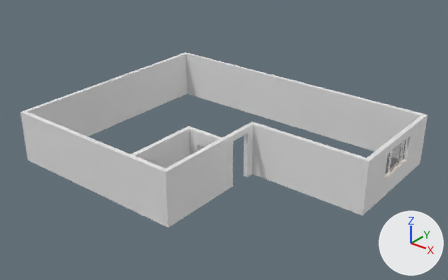
Renders of the Blender file Proyecto_CG/casa.blend from each side of a commit.
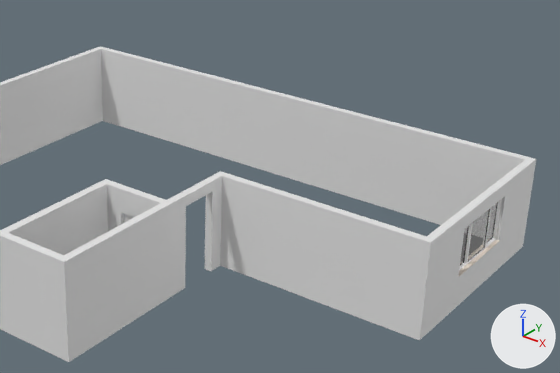
Each version is shown whole from a 50 mm camera at (10.38, -22.51, 15.4) aimed at (-7.81, 0.23, 1.31), then close up on the part from 29% to 98% of the width and 10% to 83% of the height. The lights are fixed; the arrows at lower right show +X, +Y and +Z.

In view in the first close-up: 'Cube', 'Window'.
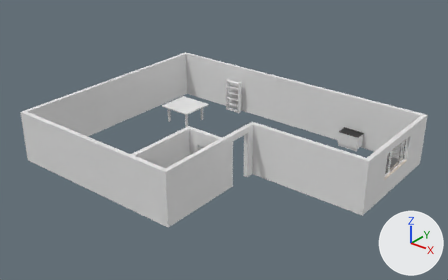
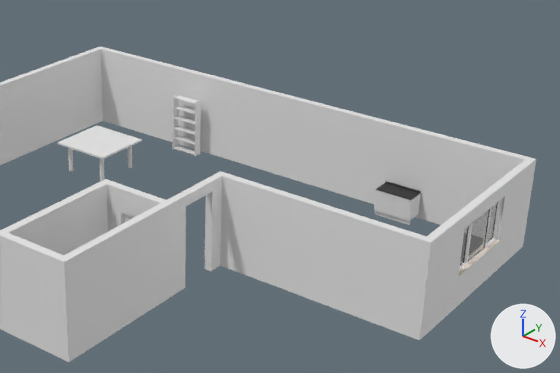
Commit message: Agrego mesa.

What differs and where, as boxes (x1, y1, x2, y2) in the close-ups (560 x 373 px):
'MesaComedor', added: after (57, 125, 142, 159)
'Estante', added: after (173, 93, 201, 156)
'Cabinet1_Door.001', added: after (391, 195, 411, 221)
'Cabinet1_Door', added: after (374, 190, 393, 215)
'Countertop1.001', added: after (393, 186, 421, 200)
'Countertop1', added: after (376, 181, 403, 195)
'Cabinet1.001', added: after (409, 194, 421, 221)
'Cylinder.002', added: after (68, 148, 73, 171)
'Baseboard1.001', added: after (392, 216, 410, 225)
'Baseboard1', added: after (375, 211, 392, 219)

The change, as a diff of the scene's bpy script:
```diff
--- a/Proyecto_CG/casa.blend.py
+++ b/Proyecto_CG/casa.blend.py
@@ mat_cabinet_material @@
+mat_cabinet_material = bpy.data.materials.new('Cabinet_material')
+# nodes: BsdfAnisotropic, BsdfDiffuse, MixShader, OutputMaterial
@@ mat_baseboard_material @@
+mat_baseboard_material = bpy.data.materials.new('Baseboard_material')
+# nodes: BsdfAnisotropic, BsdfDiffuse, MixShader, OutputMaterial
@@ mat_countertop_material @@
+mat_countertop_material = bpy.data.materials.new('countertop_material')
+# nodes: BsdfAnisotropic, BsdfDiffuse, MixShader, OutputMaterial
+# colours: black #000000
@@ mat_shelves_material @@
+mat_shelves_material = bpy.data.materials.new('Shelves_material')
+# nodes: BsdfAnisotropic, BsdfDiffuse, MixShader, OutputMaterial
@@ ob_cylinder_003 @@
+ob_cylinder_003 = bpy.data.objects.new('Cylinder.003', me_cylinder_003)  # a 15-sided cylinder along z spanning x -0.08..0.08, y -0.078..0.08, z -0.5..0.5
+ob_cylinder_003.parent = ob_mesacomedor
+ob_cylinder_003.location = (-13.7, 3.7, 0.491)
+ob_cylinder_003.scale = (0.955, 0.955, 0.955)
@@ ob_mesacomedor @@
+ob_mesacomedor = bpy.data.objects.new('MesaComedor', me_cube_005.copy())  # the mesh of ob_cube_004
+ob_mesacomedor.location = (-13.0, 3.0, 1.0)
+ob_mesacomedor.scale = (1.01, 0.976, -0.0303)
@@ ob_cylinder_002 @@
+ob_cylinder_002 = bpy.data.objects.new('Cylinder.002', me_cylinder_003.copy())
+ob_cylinder_002.parent = ob_mesacomedor
+ob_cylinder_002.location = (-13.7, 2.3, 0.491)
+ob_cylinder_002.scale = (0.955, 0.955, 0.955)
@@ ob_cylinder_001 @@
+ob_cylinder_001 = bpy.data.objects.new('Cylinder.001', me_cylinder_003.copy())
+ob_cylinder_001.parent = ob_mesacomedor
+ob_cylinder_001.location = (-12.3, 2.3, 0.498)
+ob_cylinder_001.scale = (0.955, 0.955, 0.955)
@@ ob_cylinder @@
+ob_cylinder = bpy.data.objects.new('Cylinder', me_cylinder_003.copy())
+ob_cylinder.parent = ob_mesacomedor
+ob_cylinder.location = (-12.3, 3.7, 0.495)
+ob_cylinder.scale = (0.955, 0.955, 0.955)
@@ ob_baseboard1_001 @@
+ob_baseboard1_001 = bpy.data.objects.new('Baseboard1.001', me_baseboard1_001)  # a box spanning x 0.0..0.6, y -0.018..0.0, z 0.0..0.16
+ob_baseboard1_001.parent = ob_cabinet1_001
+ob_baseboard1_001.location = (0.0, -0.531, -0.16)
@@ ob_cabinet1_001 @@
+ob_cabinet1_001 = bpy.data.objects.new('Cabinet1.001', me_cabinet1_001)  # 24 vertices, 20 faces; spans x 0.0..0.6, y -0.59..0.0, z 0.0..0.7
+ob_cabinet1_001.location = (-3.5, 6.3, 0.16)
@@ ob_countertop1_001 @@
+ob_countertop1_001 = bpy.data.objects.new('Countertop1.001', me_countertop1_001)  # a box spanning x 0.0..0.6, y -0.62..0.0, z 0.0..0.02; a box spanning x 0.0..0.6, y -0.02..0.0, z 0.02..0.07
+ob_countertop1_001.parent = ob_cabinet1_001
+ob_countertop1_001.location = (0.0, 0.0, 0.7)
@@ ob_handle_001 @@
+ob_handle_001 = bpy.data.objects.new('Handle.001', me_handle_003)  # 144 vertices, 128 faces; spans x -0.0722..0.0722, y -0.03..0.0, z -0.0041..0.0041; in mat_handle_material (light grey #c8c4df); modifiers SUBSURF
+ob_handle_001.parent = ob_cabinet1_door_001
+ob_handle_001.location = (-0.545, -0.018, 0.576)
+ob_handle_001.rotation_euler = (0.0, 1.571, 0.0)  # degrees (0, 90, 0)
@@ ob_cabinet1_door_001 @@
+ob_cabinet1_door_001 = bpy.data.objects.new('Cabinet1_Door.001', me_cabinet1_door_001)  # a box spanning x -0.599..0.0, y -0.018..0.0, z 0.0..0.698
+ob_cabinet1_door_001.parent = ob_cabinet1_001
+ob_cabinet1_door_001.location = (0.599, -0.591, 0.0)
@@ ob_baseboard1 @@
+ob_baseboard1 = bpy.data.objects.new('Baseboard1', me_baseboard1_001.copy())
+ob_baseboard1.parent = ob_cabinet1
+ob_baseboard1.location = (0.0, -0.531, -0.16)
@@ ob_cabinet1 @@
+ob_cabinet1 = bpy.data.objects.new('Cabinet1', me_cabinet1_001.copy())
+ob_cabinet1.location = (-3.5, 6.3, 0.16)
+ob_cabinet1.scale = (-1.0, 1.0, 1.0)
@@ ob_countertop1 @@
+ob_countertop1 = bpy.data.objects.new('Countertop1', me_countertop1_001.copy())
+ob_countertop1.parent = ob_cabinet1
+ob_countertop1.location = (0.0, 0.0, 0.7)
@@ ob_cabinet1_door @@
+ob_cabinet1_door = bpy.data.objects.new('Cabinet1_Door', me_cabinet1_door_001.copy())
+ob_cabinet1_door.parent = ob_cabinet1
+ob_cabinet1_door.location = (0.599, -0.591, 0.0)
@@ ob_estante @@
+ob_estante = bpy.data.objects.new('Estante', me_shelves1)  # a box spanning x 0.0..0.03, y -0.28..0.0, z 0.0..2.0; a box spanning x 0.97..1.0, y -0.28..0.0, z 0.0..2.0; a box spanning x 0.03..0.97, y -0.28..0.0, z 0.04..0.07; a box spanning x 0.03..0.97, y -0.28..0.0, z 0.41..0.44; a box spanning x 0.03..0.97, y -0.28..0.0, z 0.79..0.82; a box spanning x 0.03..0.97, y -0.28..0.0, z 1.16..1.19; a box spanning x 0.03..0.97, y -0.28..0.0, z 1.54..1.57; a box spanning x 0.03..0.97, y -0.28..0.0, z 1.91..1.94
+ob_estante.location = (-12.17, 6.14, 0.0)
```
